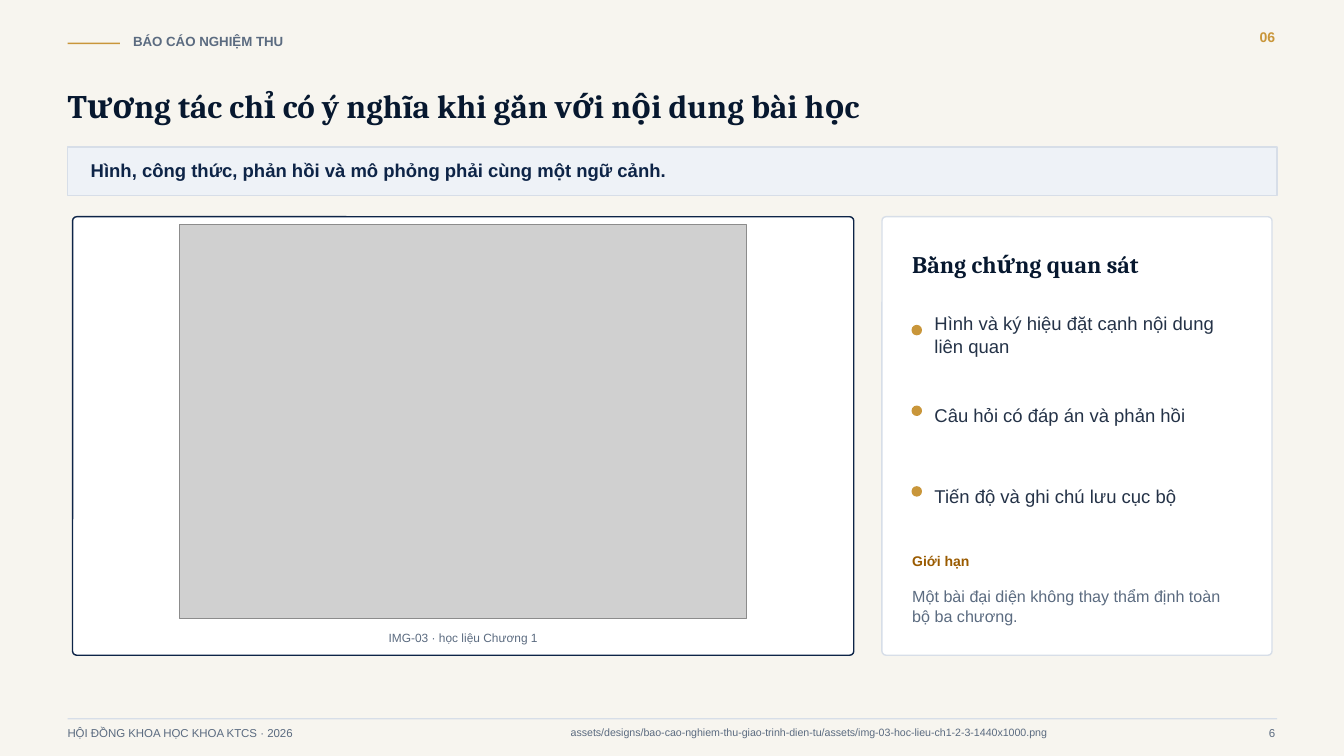
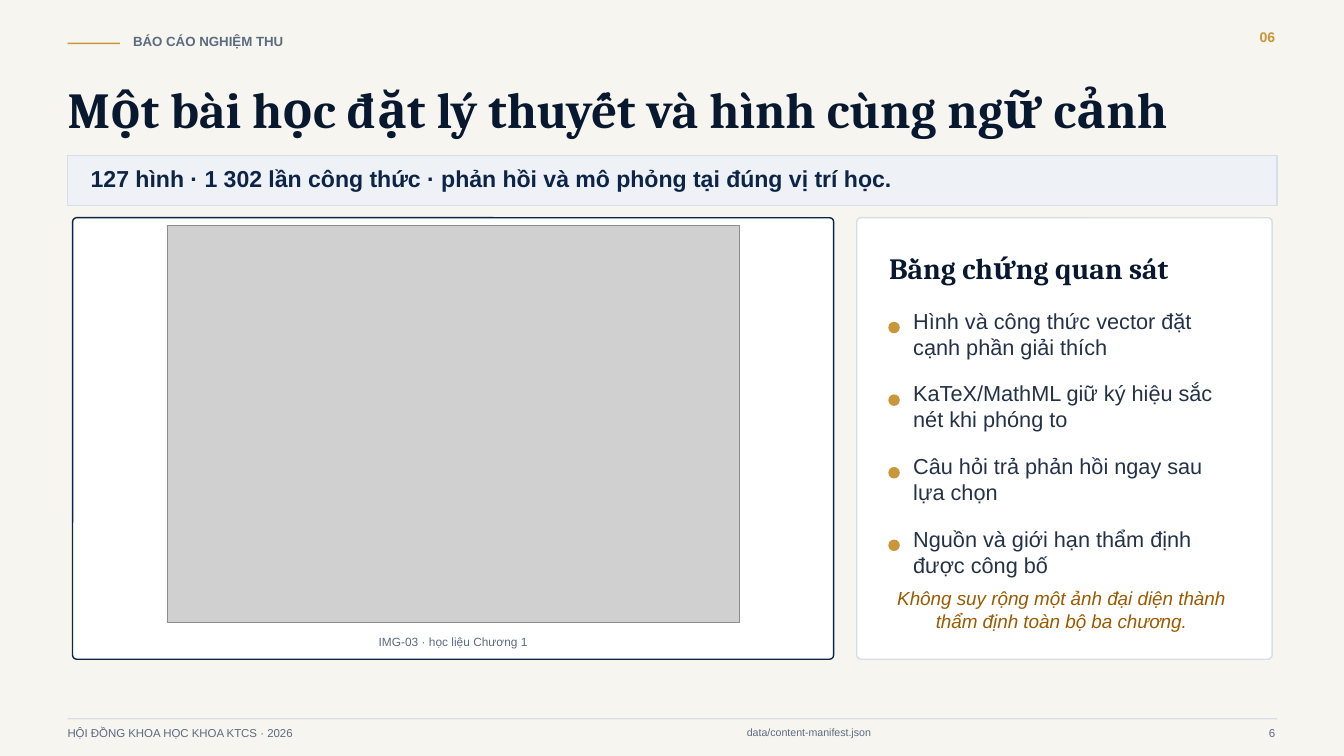
Before and after one commit to xuan2261/GiaoTrinhDienTu_CoHocLyThuyet, a slide deck: slide 6 of assets/designs/bao-cao-nghiem-thu-giao-trinh-dien-tu/bao-cao-nghiem-thu-giao-trinh-dien-tu.pptx. Drawn at 1344x756 pixels with LibreOffice and Linux fonts; fonts in the diff are those of the drawing; grey boxes stand for pictures. Boxes give left, top, right and bottom in pixels: in the first picture for what was removed or moved away, otherwise in the second. Text is boxed around its words. In the diff, an @@ line names an element or a change of style, - is before the commit and + after.

Commit message:
feat(presentation): harmonize 16-slide acceptance deck, web slides, and council handout
- Integrate 90-second system demo and Sim2 moment example into main deck
- Add A4 Council Handout Dossier formatted per Decree 30/2020/ND-CP
- Synchronize PPTX, PDF, Web Slides, Handout, and rehearsal scripts
- Fix font rendering on Windows and normalize PPTX package relationships
- Validate with 8/8 passing automated presentation contract tests

```diff
--- a/assets/designs/bao-cao-nghiem-thu-giao-trinh-dien-tu/bao-cao-nghiem-thu-giao-trinh-dien-tu.pptx
+++ b/assets/designs/bao-cao-nghiem-thu-giao-trinh-dien-tu/bao-cao-nghiem-thu-giao-trinh-dien-tu.pptx
@@ text at [170, 92, 936, 139]: text changed; size 23.5 to 36 pt @@
-Tương tác chỉ có ý nghĩa khi gắn với nội dung bài học
+Một bài học đặt lý thuyết và hình cùng ngữ cảnh
@@ rectangle: place and size @@
-rectangle at [68, 147, 1277, 196]
+rectangle at [68, 155, 1277, 206]
@@ text at [91, 169, 891, 192]: text changed; size 13.2 to 16.5 pt @@
-Hình, công thức, phản hồi và mô phỏng phải cùng một ngữ cảnh.
+127 hình · 1 302 lần công thức · phản hồi và mô phỏng tại đúng vị trí học.
@@ rounded rectangle: place and size @@
-rounded rectangle at [73, 217, 854, 655]
+rounded rectangle at [73, 218, 834, 659]
@@ picture: place and size @@
-picture at [179, 225, 747, 619]
+picture at [167, 226, 739, 623]
@@ rounded rectangle: place and size @@
-rounded rectangle at [882, 217, 1272, 655]
+rounded rectangle at [857, 218, 1272, 659]
@@ text "Bằng chứng quan sát": place and size @@
-text "Bằng chứng quan sát" at [1047, 256, 1139, 278]
+text "Bằng chứng quan sát" at [1055, 258, 1168, 285]
@@ text "Bằng chứng quan sát" at [1055, 258, 1168, 285]: size 17 to 21 pt @@
@@ ellipse: place and size @@
-ellipse at [912, 326, 922, 335]
+ellipse at [889, 323, 899, 333]
@@ text at [913, 313, 1191, 360]: text changed; size 13.2 to 15.5 pt @@
-Hình và ký hiệu đặt cạnh nội dung liên quan
+Hình và công thức vector đặt cạnh phần giải thích
@@ text at [913, 384, 1213, 432]: text changed; size 13.2 to 15.5 pt @@
-Câu hỏi có đáp án và phản hồi
+KaTeX/MathML giữ ký hiệu sắc nét khi phóng to
@@ ellipse: place and size @@
-ellipse at [912, 406, 922, 415]
+ellipse at [889, 395, 899, 405]
@@ ellipse: place and size @@
-ellipse at [912, 487, 922, 496]
+ellipse at [889, 468, 899, 478]
@@ text at [913, 457, 1202, 504]: text changed; size 13.2 to 15.5 pt @@
-Tiến độ và ghi chú lưu cục bộ
+Câu hỏi trả phản hồi ngay sau lựa chọn
@@ text added at [913, 529, 1191, 577], 15.5 pt, text #243247 @@
+Nguồn và giới hạn thẩm định được công bố
@@ ellipse added at [889, 540, 899, 551], fill #C9963A, outline #C9963A 1 pt @@
@@ text removed at [912, 555, 970, 569] @@
-Giới hạn
@@ text at [897, 590, 1225, 632]: text changed; size 11.5 to 13.5 pt; text colour #5B6B80 to #9A5B00; italic on @@
-Một bài đại diện không thay thẩm định toàn bộ ba chương.
+Không suy rộng một ảnh đại diện thành thẩm định toàn bộ ba chương.
@@ text "IMG-03 · học liệu Chương ...": place and size @@
-text "IMG-03 · học liệu Chương ..." at [389, 633, 538, 645]
+text "IMG-03 · học liệu Chương ..." at [379, 637, 528, 649]
@@ text at [747, 728, 871, 738]: text changed @@
-assets/designs/bao-cao-nghiem-thu-giao-trinh-dien-tu/assets/img-03-hoc-lieu-ch1-2-3-1440x1000.png
+data/content-manifest.json
```
Also in this commit, not shown: 11 other slides changed, 4 slides added, 4 slides removed, 23 other files.
